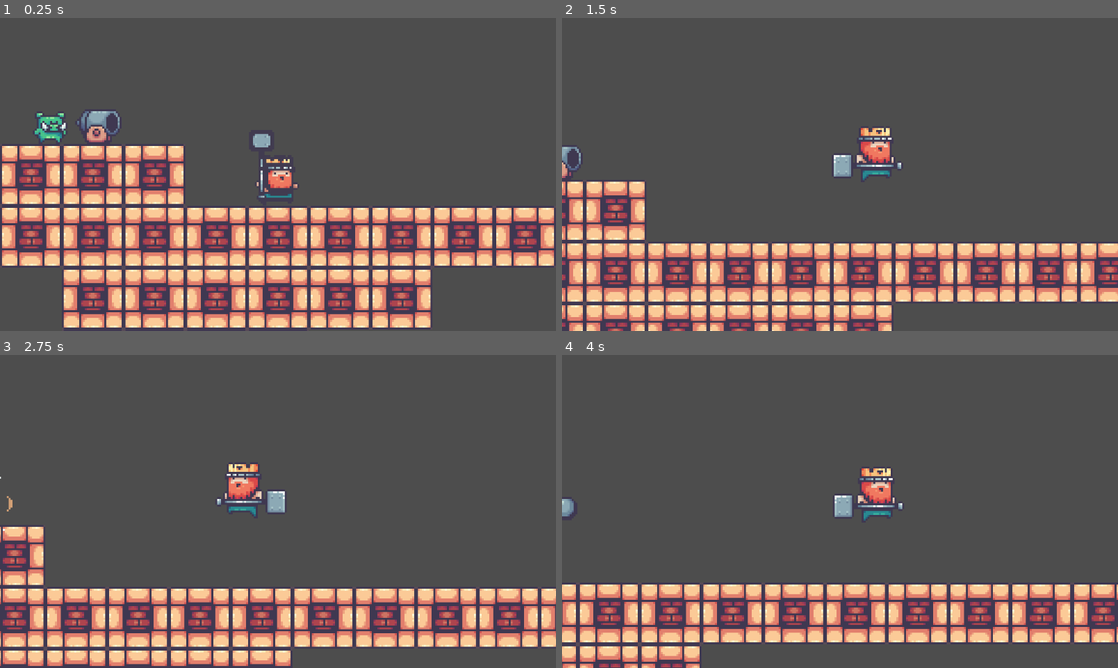
Above: before the commit, frames 1-4 (two rows, left to right).
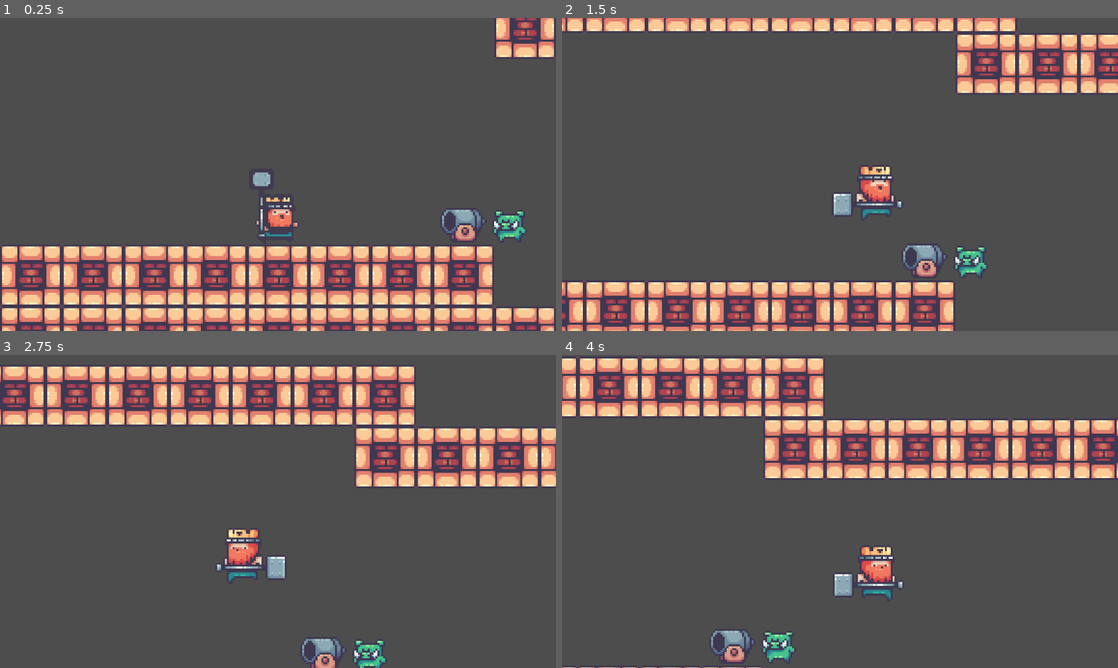
Above: after the commit, the same moments.

Repository: konkord16/KingsAndPigs
Game: Godot game, scene res://Levels/level1.tscn
Same seed, same stepped clock (60 frames per second), same inputs: the game is played once before the commit and once after it. This scene is started directly instead of the project's main scene.
Inputs (mouse positions are in pixels of both pictures, inside the frame that each line leads up to):
- Up to frame 1 (0.25 s): no input
- Up to frame 2 (1.5 s): move the mouse to (962, 158) at 0.52 s; hold Space (jump) 0.53-1.28 s; hold D (right) from 0.53 s (still down); right-click (962, 158) at 0.6 s; move the mouse to (728, 190) at 1.27 s; tap Space (jump) at 1.35 s
- Up to frame 3 (2.75 s): tap Space (jump) at 1.52, 1.82 s; right-click (166, 527) at 1.55 s; move the mouse to (333, 442) at 2.02 s; release D (right) at 2.03 s; hold A (left) from 2.03 s (still down); hold Space (jump) from 2.03 s (still down); click (333, 442) at 2.1 s
- Up to frame 4 (4 s): move the mouse to (812, 574) at 2.77 s; release A (left) at 2.78 s; release Space (jump) at 2.78 s; hold D (right) from 2.78 s (still down); right-click (812, 574) at 2.85 s; tap Space (jump) at 3.02, 3.32 s; move the mouse to (1006, 558) at 3.52 s; hold Space (jump) from 3.53 s (still down); right-click (1006, 558) at 3.6 s

The runs differ from the first frame. In frame 1, 35% of the frame differs, in the area x 0-100%, y 0-100%; in frame 2, 29%; in frame 3, 34%; in frame 4, 31%.

Commit message:
added cannon ai
next make it be able to rotate

Diff:
--- a/Levels/Level0.tscn
+++ b/Levels/Level0.tscn
@@ -21,5 +21,4 @@
 
 [node name="Door" parent="." instance=ExtResource("5_e6ag4")]
 position = Vector2(-526, -177)
-destination = "level1"
 init_state = 1
--- a/Levels/level1.tscn
+++ b/Levels/level1.tscn
@@ -1,42 +1,23 @@
-[gd_scene load_steps=5 format=3 uid="uid://bgfktn6wurhle"]
+[gd_scene load_steps=2 format=3 uid="uid://bgfktn6wurhle"]
 
 [ext_resource type="TileSet" uid="uid://jm1v7bd88m5u" path="res://tileset.tres" id="1_65soi"]
-[ext_resource type="PackedScene" uid="uid://tkts4exkdquw" path="res://Scenes/door.tscn" id="2_y3lg7"]
-[ext_resource type="Texture2D" uid="uid://bij2wto6raa3k" path="res://Sprites/10-Cannon/Idle.png" id="3_gbrn1"]
-[ext_resource type="PackedScene" uid="uid://my5d3gww0jpu" path="res://Scenes/pig_and_cannon.tscn" id="4_8bllw"]
 
 [node name="Node2D" type="Node2D"]
+position = Vector2(11, -174)
 
 [node name="TileMap" type="TileMap" parent="."]
+position = Vector2(0, 175)
 tile_set = ExtResource("1_65soi")
 rendering_quadrant_size = 32
 format = 2
 layer_0/name = "Walls"
-layer_0/tile_data = PackedInt32Array(-262172, 327680, 5, -19 …(3919 unchanged characters)… 048569, 327680, 5, -720889, 327680, 5, -524281, 2, 131072, -458745, 327680, 5, -1048568, 327680, 5,  …(781 unchanged characters)…
+layer_0/tile_data = PackedInt32Array(-262172, 327680, 5, -19 …(3919 unchanged characters)… 048569, 327680, 5, -720889, 327680, 5, -458745, 327680, 5, -1048568, 327680, 5,  …(781 unchanged characters)…
 layer_1/name = "Decorations"
-layer_1/tile_data = PackedInt32Array()
+layer_1/tile_data = PackedInt32Array(-327681, 2, 327680)
 layer_2/name = "Scenes"
-layer_2/tile_data = PackedInt32Array(-786426, 2, 131072, -786432, 2, 65536)
+layer_2/tile_data = PackedInt32Array(-524282, 2, 131072, -786427, 2, 131072, -786434, 2, 262144, -786437, 2, 65536)
 layer_3/name = "Secrets"
 layer_3/tile_data = PackedInt32Array()
 
-[node name="Door" parent="." instance=ExtResource("2_y3lg7")]
-position = Vector2(-48, -175)
-init_state = 0
-
-[node name="Idle2" type="Sprite2D" parent="."]
-position = Vector2(-848, -143)
-scale = Vector2(-1, 1)
-texture = ExtResource("3_gbrn1")
-
-[node name="Idle3" type="Sprite2D" parent="."]
-position = Vector2(-846, -80)
-scale = Vector2(-1, 1)
-texture = ExtResource("3_gbrn1")
-
-[node name="Idle4" type="Sprite2D" parent="."]
-position = Vector2(-662, -140)
-texture = ExtResource("3_gbrn1")
-
-[node name="PigAndCannon" parent="." instance=ExtResource("4_8bllw")]
-position = Vector2(-77, -399)
+[connection signal="body_entered" from="TileMap/Door" to="TileMap/Door" method="_on_body_entered"]
+[connection signal="body_exited" from="TileMap/Door" to="TileMap/Door" method="_on_body_exited"]
--- a/Scenes/pig.tscn
+++ b/Scenes/pig.tscn
@@ -83,178 +83,6 @@
 "transitions": PackedFloat32Array(1),
 "update": 1,
 "values": [3]
-}
-
-[sub_resource type="Animation" id="Animation_tey3m"]
-resource_name = "dead"
-length = 3.0
-tracks/0/type = "value"
-tracks/0/imported = false
-tracks/0/enabled = true
-tracks/0/path = NodePath("Sprite2D:frame")
-tracks/0/interp = 1
-tracks/0/loop_wrap = true
-tracks/0/keys = {
-"times": PackedFloat32Array(0, 0.1, 0.2, 0.3),
-"transitions": PackedFloat32Array(1, 1, 1, 1),
-"update": 1,
-"values": [77, 78, 79, 80]
-}
-tracks/1/type = "value"
-tracks/1/imported = false
-tracks/1/enabled = true
-tracks/1/path = NodePath("GPUParticles2D:emitting")
-tracks/1/interp = 1
-tracks/1/loop_wrap = true
-tracks/1/keys = {
-"times": PackedFloat32Array(1),
-"transitions": PackedFloat32Array(1),
-"update": 1,
-"values": [true]
-}
-tracks/2/type = "method"
-tracks/2/imported = false
-tracks/2/enabled = true
-tracks/2/path = NodePath(".")
-tracks/2/interp = 1
-tracks/2/loop_wrap = true
-tracks/2/keys = {
-"times": PackedFloat32Array(2),
-"transitions": PackedFloat32Array(1),
-"values": [{
-"args": [],
-"method": &"queue_free"
-}]
-}
-tracks/3/type = "value"
-tracks/3/imported = false
-tracks/3/enabled = true
-tracks/3/path = NodePath("Sprite2D:visible")
-tracks/3/interp = 1
-tracks/3/loop_wrap = true
-tracks/3/keys = {
-"times": PackedFloat32Array(1),
-"transitions": PackedFloat32Array(1),
-"update": 1,
-"values": [false]
-}
-tracks/4/type = "value"
-tracks/4/imported = false
-tracks/4/enabled = true
-tracks/4/path = NodePath(".:collision_layer")
-tracks/4/interp = 1
-tracks/4/loop_wrap = true
-tracks/4/keys = {
-"times": PackedFloat32Array(0),
-"transitions": PackedFloat32Array(1),
-"update": 1,
-"values": [0]
-}
-tracks/5/type = "value"
-tracks/5/imported = false
-tracks/5/enabled = true
-tracks/5/path = NodePath(".:collision_mask")
-tracks/5/interp = 1
-tracks/5/loop_wrap = true
-tracks/5/keys = {
-"times": PackedFloat32Array(0),
-"transitions": PackedFloat32Array(1),
-"update": 1,
-"values": [1]
-}
-
-[sub_resource type="Animation" id="Animation_ghy5t"]
-resource_name = "hit"
-length = 0.2
-tracks/0/type = "value"
-tracks/0/imported = false
-tracks/0/enabled = true
-tracks/0/path = NodePath("Sprite2D:frame")
-tracks/0/interp = 1
-tracks/0/loop_wrap = true
-tracks/0/keys = {
-"times": PackedFloat32Array(0, 0.1),
-"transitions": PackedFloat32Array(1, 1),
-"update": 1,
-"values": [66, 67]
-}
-
-[sub_resource type="Animation" id="Animation_8a6py"]
-resource_name = "idle"
-length = 1.1
-loop_mode = 1
-tracks/0/type = "value"
-tracks/0/imported = false
-tracks/0/enabled = true
-tracks/0/path = NodePath("Sprite2D:frame")
-tracks/0/interp = 1
-tracks/0/loop_wrap = true
-tracks/0/keys = {
-"times": PackedFloat32Array(0.005, 0.7, 0.8, 0.9, 1),
-"transitions": PackedFloat32Array(1, 1, 1, 1, 1),
-"update": 1,
-"values": [0, 7, 8, 9, 10]
-}
-
-[sub_resource type="Animation" id="Animation_sx7hp"]
-resource_name = "ground"
-tracks/0/type = "value"
-tracks/0/imported = false
-tracks/0/enabled = true
-tracks/0/path = NodePath("Sprite2D:frame")
-tracks/0/interp = 1
-tracks/0/loop_wrap = true
-tracks/0/keys = {
-"times": PackedFloat32Array(0),
-"transitions": PackedFloat32Array(1),
-"update": 1,
-"values": [44]
-}
-
-[sub_resource type="Animation" id="Animation_o0yp7"]
-resource_name = "jump"
-tracks/0/type = "value"
-tracks/0/imported = false
-tracks/0/enabled = true
-tracks/0/path = NodePath("Sprite2D:frame")
-tracks/0/interp = 1
-tracks/0/loop_wrap = true
-tracks/0/keys = {
-"times": PackedFloat32Array(0),
-"transitions": PackedFloat32Array(1),
-"update": 1,
-"values": [22]
-}
-
-[sub_resource type="Animation" id="Animation_e1b3w"]
-resource_name = "run"
-length = 0.6
-tracks/0/type = "value"
-tracks/0/imported = false
-tracks/0/enabled = true
-tracks/0/path = NodePath("Sprite2D:frame")
-tracks/0/interp = 1
-tracks/0/loop_wrap = true
-tracks/0/keys = {
-"times": PackedFloat32Array(0, 0.1, 0.2, 0.3, 0.4, 0.5),
-"transitions": PackedFloat32Array(1, 1, 1, 1, 1, 1),
-"update": 1,
-"values": [11, 12, 13, 14, 15, 16]
-}
-
-[sub_resource type="Animation" id="Animation_v25ua"]
-resource_name = "fall"
-tracks/0/type = "value"
-tracks/0/imported = false
-tracks/0/enabled = true
-tracks/0/path = NodePath("Sprite2D:frame")
-tracks/0/interp = 1
-tracks/0/loop_wrap = true
-tracks/0/keys = {
-"times": PackedFloat32Array(0),
-"transitions": PackedFloat32Array(1),
-"update": 1,
-"values": [33]
 }
 
 [sub_resource type="Animation" id="Animation_lattq"]
@@ -283,6 +111,178 @@
 "transitions": PackedFloat32Array(1, 1),
 "update": 1,
 "values": [true, false]
+}
+
+[sub_resource type="Animation" id="Animation_tey3m"]
+resource_name = "dead"
+length = 3.0
+tracks/0/type = "value"
+tracks/0/imported = false
+tracks/0/enabled = true
+tracks/0/path = NodePath("Sprite2D:frame")
+tracks/0/interp = 1
+tracks/0/loop_wrap = true
+tracks/0/keys = {
+"times": PackedFloat32Array(0, 0.1, 0.2, 0.3),
+"transitions": PackedFloat32Array(1, 1, 1, 1),
+"update": 1,
+"values": [77, 78, 79, 80]
+}
+tracks/1/type = "value"
+tracks/1/imported = false
+tracks/1/enabled = true
+tracks/1/path = NodePath("GPUParticles2D:emitting")
+tracks/1/interp = 1
+tracks/1/loop_wrap = true
+tracks/1/keys = {
+"times": PackedFloat32Array(1),
+"transitions": PackedFloat32Array(1),
+"update": 1,
+"values": [true]
+}
+tracks/2/type = "method"
+tracks/2/imported = false
+tracks/2/enabled = true
+tracks/2/path = NodePath(".")
+tracks/2/interp = 1
+tracks/2/loop_wrap = true
+tracks/2/keys = {
+"times": PackedFloat32Array(2),
+"transitions": PackedFloat32Array(1),
+"values": [{
+"args": [],
+"method": &"queue_free"
+}]
+}
+tracks/3/type = "value"
+tracks/3/imported = false
+tracks/3/enabled = true
+tracks/3/path = NodePath("Sprite2D:visible")
+tracks/3/interp = 1
+tracks/3/loop_wrap = true
+tracks/3/keys = {
+"times": PackedFloat32Array(1),
+"transitions": PackedFloat32Array(1),
+"update": 1,
+"values": [false]
+}
+tracks/4/type = "value"
+tracks/4/imported = false
+tracks/4/enabled = true
+tracks/4/path = NodePath(".:collision_layer")
+tracks/4/interp = 1
+tracks/4/loop_wrap = true
+tracks/4/keys = {
+"times": PackedFloat32Array(0),
+"transitions": PackedFloat32Array(1),
+"update": 1,
+"values": [0]
+}
+tracks/5/type = "value"
+tracks/5/imported = false
+tracks/5/enabled = true
+tracks/5/path = NodePath(".:collision_mask")
+tracks/5/interp = 1
+tracks/5/loop_wrap = true
+tracks/5/keys = {
+"times": PackedFloat32Array(0),
+"transitions": PackedFloat32Array(1),
+"update": 1,
+"values": [1]
+}
+
+[sub_resource type="Animation" id="Animation_v25ua"]
+resource_name = "fall"
+tracks/0/type = "value"
+tracks/0/imported = false
+tracks/0/enabled = true
+tracks/0/path = NodePath("Sprite2D:frame")
+tracks/0/interp = 1
+tracks/0/loop_wrap = true
+tracks/0/keys = {
+"times": PackedFloat32Array(0),
+"transitions": PackedFloat32Array(1),
+"update": 1,
+"values": [33]
+}
+
+[sub_resource type="Animation" id="Animation_sx7hp"]
+resource_name = "ground"
+tracks/0/type = "value"
+tracks/0/imported = false
+tracks/0/enabled = true
+tracks/0/path = NodePath("Sprite2D:frame")
+tracks/0/interp = 1
+tracks/0/loop_wrap = true
+tracks/0/keys = {
+"times": PackedFloat32Array(0),
+"transitions": PackedFloat32Array(1),
+"update": 1,
+"values": [44]
+}
+
+[sub_resource type="Animation" id="Animation_ghy5t"]
+resource_name = "hit"
+length = 0.2
+tracks/0/type = "value"
+tracks/0/imported = false
+tracks/0/enabled = true
+tracks/0/path = NodePath("Sprite2D:frame")
+tracks/0/interp = 1
+tracks/0/loop_wrap = true
+tracks/0/keys = {
+"times": PackedFloat32Array(0, 0.1),
+"transitions": PackedFloat32Array(1, 1),
+"update": 1,
+"values": [66, 67]
+}
+
+[sub_resource type="Animation" id="Animation_8a6py"]
+resource_name = "idle"
+length = 1.1
+loop_mode = 1
+tracks/0/type = "value"
+tracks/0/imported = false
+tracks/0/enabled = true
+tracks/0/path = NodePath("Sprite2D:frame")
+tracks/0/interp = 1
+tracks/0/loop_wrap = true
+tracks/0/keys = {
+"times": PackedFloat32Array(0.005, 0.7, 0.8, 0.9, 1),
+"transitions": PackedFloat32Array(1, 1, 1, 1, 1),
+"update": 1,
+"values": [0, 7, 8, 9, 10]
+}
+
+[sub_resource type="Animation" id="Animation_o0yp7"]
+resource_name = "jump"
+tracks/0/type = "value"
+tracks/0/imported = false
+tracks/0/enabled = true
+tracks/0/path = NodePath("Sprite2D:frame")
+tracks/0/interp = 1
+tracks/0/loop_wrap = true
+tracks/0/keys = {
+"times": PackedFloat32Array(0),
+"transitions": PackedFloat32Array(1),
+"update": 1,
+"values": [22]
+}
+
+[sub_resource type="Animation" id="Animation_e1b3w"]
+resource_name = "run"
+length = 0.6
+tracks/0/type = "value"
+tracks/0/imported = false
+tracks/0/enabled = true
+tracks/0/path = NodePath("Sprite2D:frame")
+tracks/0/interp = 1
+tracks/0/loop_wrap = true
+tracks/0/keys = {
+"times": PackedFloat32Array(0, 0.1, 0.2, 0.3, 0.4, 0.5),
+"transitions": PackedFloat32Array(1, 1, 1, 1, 1, 1),
+"update": 1,
+"values": [11, 12, 13, 14, 15, 16]
 }
 
 [sub_resource type="AnimationLibrary" id="AnimationLibrary_1d38k"]
--- a/Scenes/pig_and_cannon.tscn
+++ b/Scenes/pig_and_cannon.tscn
@@ -1,7 +1,70 @@
-[gd_scene load_steps=9 format=3 uid="uid://my5d3gww0jpu"]
+[gd_scene load_steps=10 format=3 uid="uid://my5d3gww0jpu"]
 
 [ext_resource type="Script" path="res://Scripts/cannon.gd" id="1_1n7f5"]
 [ext_resource type="Texture2D" uid="uid://chexplfvb6ukn" path="res://Sprites/10-Cannon and Pig.png" id="2_t2u1f"]
+
+[sub_resource type="Animation" id="Animation_2c7ob"]
+length = 0.001
+tracks/0/type = "value"
+tracks/0/imported = false
+tracks/0/enabled = true
+tracks/0/path = NodePath("Pivot/Cannon/CannonSprite:frame")
+tracks/0/interp = 1
+tracks/0/loop_wrap = true
+tracks/0/keys = {
+"times": PackedFloat32Array(0),
+"transitions": PackedFloat32Array(1),
+"update": 1,
+"values": [0]
+}
+tracks/1/type = "value"
+tracks/1/imported = false
+tracks/1/enabled = true
+tracks/1/path = NodePath("Pivot/Pig/PigSprite:frame")
+tracks/1/interp = 1
+tracks/1/loop_wrap = true
+tracks/1/keys = {
+"times": PackedFloat32Array(0),
+"transitions": PackedFloat32Array(1),
+"update": 1,
+"values": [54]
+}
+tracks/2/type = "value"
+tracks/2/imported = false
+tracks/2/enabled = true
+tracks/2/path = NodePath("Pivot/Pig:position")
+tracks/2/interp = 1
+tracks/2/loop_wrap = true
+tracks/2/keys = {
+"times": PackedFloat32Array(0),
+"transitions": PackedFloat32Array(1),
+"update": 0,
+"values": [Vector2(24, 7)]
+}
+tracks/3/type = "value"
+tracks/3/imported = false
+tracks/3/enabled = true
+tracks/3/path = NodePath("Pivot/Cannon/CannonSprite:scale")
+tracks/3/interp = 1
+tracks/3/loop_wrap = true
+tracks/3/keys = {
+"times": PackedFloat32Array(0),
+"transitions": PackedFloat32Array(1),
+"update": 0,
+"values": [Vector2(1, 1)]
+}
+tracks/4/type = "value"
+tracks/4/imported = false
+tracks/4/enabled = true
+tracks/4/path = NodePath("Pivot/Pig/PigSprite:scale")
+tracks/4/interp = 1
+tracks/4/loop_wrap = true
+tracks/4/keys = {
+"times": PackedFloat32Array(0),
+"transitions": PackedFloat32Array(1),
+"update": 0,
+"values": [Vector2(1, 1)]
+}
 
 [sub_resource type="Animation" id="Animation_pvtl8"]
 resource_name = "idle"
@@ -32,33 +95,6 @@
 "values": [54, 55, 56, 57, 58, 59]
 }
 
-[sub_resource type="Animation" id="Animation_2c7ob"]
-length = 0.001
-tracks/0/type = "value"
-tracks/0/imported = false
-tracks/0/enabled = true
-tracks/0/path = NodePath("Pivot/Cannon/CannonSprite:frame")
-tracks/0/interp = 1
-tracks/0/loop_wrap = true
-tracks/0/keys = {
-"times": PackedFloat32Array(0),
-"transitions": PackedFloat32Array(1),
-"update": 1,
-"values": [0]
-}
-tracks/1/type = "value"
-tracks/1/imported = false
-tracks/1/enabled = true
-tracks/1/path = NodePath("Pivot/Pig/PigSprite:frame")
-tracks/1/interp = 1
-tracks/1/loop_wrap = true
-tracks/1/keys = {
-"times": PackedFloat32Array(0),
-"transitions": PackedFloat32Array(1),
-"update": 1,
-"values": [54]
-}
-
 [sub_resource type="Animation" id="Animation_ivqcw"]
 resource_name = "shoot"
 length = 1.3
@@ -69,10 +105,10 @@
 tracks/0/interp = 1
 tracks/0/loop_wrap = true
 tracks/0/keys = {
-"times": PackedFloat32Array(0, 0.1, 0.2, 0.3, 0.4, 0.5, 0.6, 0.7, 0.8),
+"times": PackedFloat32Array(-0.3, 0, 0.1, 0.3, 0.4, 0.5, 0.6, 0.7, 0.8),
 "transitions": PackedFloat32Array(1, 1, 1, 1, 1, 1, 1, 1, 1),
 "update": 1,
-"values": [12, 13, 14, 18, 19, 20, 24, 25, 26]
+"values": [14, 12, 13, 18, 19, 20, 24, 25, 26]
 }
 tracks/1/type = "value"
 tracks/1/imported = false
@@ -81,10 +117,10 @@
 tracks/1/interp = 1
 tracks/1/loop_wrap = true
 tracks/1/keys = {
-"times": PackedFloat32Array(0.00916686, 0.9, 1, 1.1, 1.2),
-"transitions": PackedFloat32Array(1, 1, 1, 1, 1),
-"update": 1,
-"values": [0, 6, 7, 8, 9]
+"times": PackedFloat32Array(0.9, 1, 1.1, 1.2),
+"transitions": PackedFloat32Array(1, 1, 1, 1),
+"update": 1,
+"values": [6, 7, 8, 9]
 }
 tracks/2/type = "method"
 tracks/2/imported = false
@@ -101,11 +137,63 @@
 }]
 }
 
+[sub_resource type="Animation" id="Animation_7hdeh"]
+resource_name = "turn"
+tracks/0/type = "value"
+tracks/0/imported = false
+tracks/0/enabled = true
+tracks/0/path = NodePath("Pivot/Pig:position")
+tracks/0/interp = 1
+tracks/0/loop_wrap = true
+tracks/0/keys = {
+"times": PackedFloat32Array(0, 0.8),
+"transitions": PackedFloat32Array(1, 1),
+"update": 0,
+"values": [Vector2(24, 7), Vector2(-24, 7)]
+}
+tracks/1/type = "value"
+tracks/1/imported = false
+tracks/1/enabled = true
+tracks/1/path = NodePath("Pivot/Cannon/CannonSprite:scale")
+tracks/1/interp = 1
+tracks/1/loop_wrap = true
+tracks/1/keys = {
+"times": PackedFloat32Array(0, 0.5),
+"transitions": PackedFloat32Array(1, 1),
+"update": 1,
+"values": [Vector2(1, 1), Vector2(-1, 1)]
+}
+tracks/2/type = "value"
+tracks/2/imported = false
+tracks/2/enabled = true
+tracks/2/path = NodePath("Pivot/Pig/PigSprite:frame")
+tracks/2/interp = 1
+tracks/2/loop_wrap = true
+tracks/2/keys = {
+"times": PackedFloat32Array(0, 0.1, 0.2, 0.3, 0.4, 0.5, 0.6, 0.7),
+"transitions": PackedFloat32Array(1, 1, 1, 1, 1, 1, 1, 1),
+"update": 1,
+"values": [36, 37, 38, 39, 40, 41, 36, 54]
+}
+tracks/3/type = "value"
+tracks/3/imported = false
+tracks/3/enabled = true
+tracks/3/path = NodePath("Pivot/Pig/PigSprite:scale")
+tracks/3/interp = 1
+tracks/3/loop_wrap = true
+tracks/3/keys = {
+"times": PackedFloat32Array(0, 0.8),
+"transitions": PackedFloat32Array(1, 1),
+"update": 1,
+"values": [Vector2(1, 1), Vector2(-1, 1)]
+}
+
 [sub_resource type="AnimationLibrary" id="AnimationLibrary_0j3rl"]
 _data = {
 "RESET": SubResource("Animation_2c7ob"),
 "idle": SubResource("Animation_pvtl8"),
-"shoot": SubResource("Animation_ivqcw")
+"shoot": SubResource("Animation_ivqcw"),
+"turn": SubResource("Animation_7hdeh")
 }
 
 [sub_resource type="RectangleShape2D" id="RectangleShape2D_ses3h"]
@@ -115,7 +203,6 @@
 size = Vector2(12, 14.5)
 
 [node name="PigAndCannon" type="Node2D"]
-position = Vector2(0, -15)
 script = ExtResource("1_1n7f5")
 
 [node name="AnimationPlayer" type="AnimationPlayer" parent="."]
@@ -124,11 +211,10 @@
 }
 
 [node name="Pivot" type="Node2D" parent="."]
-position = Vector2(0, 15)
-scale = Vector2(-1, 1)
 
 [node name="Pig" type="StaticBody2D" parent="Pivot"]
-position = Vector2(25, -8)
+z_index = 1
+position = Vector2(24, 7)
 collision_layer = 4
 collision_mask = 0
 
@@ -142,7 +228,6 @@
 shape = SubResource("RectangleShape2D_ses3h")
 
 [node name="Cannon" type="StaticBody2D" parent="Pivot"]
-position = Vector2(0, -15)
 collision_layer = 4
 collision_mask = 0
 
@@ -156,3 +241,8 @@
 z_index = 1
 position = Vector2(0, 7.75)
 shape = SubResource("RectangleShape2D_r6flb")
+
+[node name="RayCast" type="RayCast2D" parent="."]
+position = Vector2(3, 8)
+target_position = Vector2(50, 0)
+collision_mask = 2
--- a/Scenes/player.tscn
+++ b/Scenes/player.tscn
@@ -158,6 +158,18 @@
 tracks/4/interp = 1
 tracks/4/loop_wrap = true
 tracks/4/keys = {
+"times": PackedFloat32Array(0),
+"transitions": PackedFloat32Array(1),
+"update": 1,
+"values": [false]
+}
+tracks/5/type = "value"
+tracks/5/imported = false
+tracks/5/enabled = true
+tracks/5/path = NodePath("Sprite2D/Hitbox:monitoring")
+tracks/5/interp = 1
+tracks/5/loop_wrap = true
+tracks/5/keys = {
 "times": PackedFloat32Array(0),
 "transitions": PackedFloat32Array(1),
 "update": 1,
@@ -347,6 +359,7 @@
 script = ExtResource("1_xmujv")
 
 [node name="Camera2D" type="Camera2D" parent="."]
+position = Vector2(0, -20)
 zoom = Vector2(4, 4)
 limit_bottom = -16
 position_smoothing_enabled = true
--- a/Scripts/cannon.gd
+++ b/Scripts/cannon.gd
@@ -2,7 +2,16 @@
 
 @onready var animator = $AnimationPlayer
 @onready var cannon_ball : PackedScene = preload("res://Scenes/cannon_ball.tscn")
-var player : CharacterBody2D
+@onready var ray_cast : RayCast2D = $RayCast
+enum {
+	IDLE,
+	SHOOT,
+	TURN,
+}
+var current_state = IDLE
+var player : BaseEntity
+var target : Vector2
+var force : float
 
 func _ready():
 	await get_tree().physics_frame
@@ -10,17 +19,21 @@
 	player = get_tree().get_first_node_in_group("player")
 
 func _physics_process(delta):
-	if Input.is_action_just_pressed("test"):
-		animator.play("shoot")
-
+	if player:
+		target = to_local(player.global_position)
+		ray_cast.target_position = target
+	match current_state:
+		IDLE:
+			animator.play("idle")
+			if ray_cast.is_colliding() and ray_cast.target_position.length() < 200 and player.current_state != 2 and target.y >= 0 :
+				current_state = SHOOT
+				force = target.x / target.y * 1.5
+		SHOOT:
+			animator.play("shoot")
+			await animator.animation_finished
+			current_state = IDLE
 
 func shoot():
-	var target = to_local(player.global_position)
-	if target.y >= 0:# for the duration of debugging
-		animator.play("shoot")
-		var force = target.x / target.y * 1.5
-		var ball_inst = cannon_ball.instantiate()
-		ball_inst.force = force
-		add_child(ball_inst)
-		await animator.animation_finished
-		animator.play("idle")
+	var ball_inst = cannon_ball.instantiate()
+	ball_inst.force = force
+	add_child(ball_inst)
--- a/Scripts/cannon_ball.gd
+++ b/Scripts/cannon_ball.gd
@@ -3,7 +3,7 @@
 var force
 
 func _ready():
-	velocity.x = force
+	velocity.x = clamp(force, -10 , 10)
 
 func _physics_process(delta):
 	velocity.y += .1
--- a/Scripts/door.gd
+++ b/Scripts/door.gd
@@ -1,12 +1,16 @@
 extends Area2D
 
 @onready var sprite = $AnimatedSprite
-@export var destination : String
-@export_enum("open", "closed") var init_state
+var destination : int
+@export_enum("opening", "closing") var init_state
 
 func _ready():
-	if init_state == 0:
-		sprite.play("closing")
+	await get_tree().physics_frame
+	for body in get_overlapping_bodies():
+		if body.is_in_group("player"):
+			sprite.play("closing")
+		else:
+			destination = get_tree().current_scene.scene_file_path.to_int() + 1
 
 func enter():
 	sprite.play("opening")
@@ -14,14 +18,13 @@
 	sprite.play("closing")
 	await sprite.animation_finished
 	sprite.play("idle")
-	get_tree().change_scene_to_file("res://Levels/" + destination + ".tscn")
+	get_tree().change_scene_to_file("res://Levels/level" + str(destination) + ".tscn")
 
 
 func _on_body_entered(body):
 	if body.is_in_group("player"):
 		body.enterable_door = self
 
-
 func _on_body_exited(body):
 	if body.is_in_group("player"):
 		body.enterable_door = null
--- a/Scripts/pig.gd
+++ b/Scripts/pig.gd
@@ -11,6 +11,8 @@
 	player = get_tree().get_first_node_in_group("player")
 
 func _physics_process(_delta):
+	print(velocity.x)
+	print(get_last_motion())
 	if current_state == MOVE:
 		if $Sprite2D/WallRay.get_collider() is TileMap: # Turn around if sees wall
 			direction *= -1
--- a/tileset.tres
+++ b/tileset.tres
@@ -6,6 +6,7 @@
 [ext_resource type="PackedScene" uid="uid://cun3g41hjlqs7" path="res://Scenes/pig.tscn" id="4_sqjxk"]
 [ext_resource type="PackedScene" uid="uid://c2kup1ikh5sob" path="res://Scenes/crate.tscn" id="5_1fqgw"]
 [ext_resource type="PackedScene" uid="uid://my5d3gww0jpu" path="res://Scenes/pig_and_cannon.tscn" id="6_oouy7"]
+[ext_resource type="PackedScene" uid="uid://tkts4exkdquw" path="res://Scenes/door.tscn" id="7_ypiin"]
 
 [sub_resource type="TileMapPattern" id="TileMapPattern_1moba"]
 tile_data = PackedInt32Array(0, 458754, 1, 65536, 196610, 2, 1, 131074, 3)
@@ -417,11 +418,12 @@
 scenes/2/scene = ExtResource("4_sqjxk")
 scenes/3/scene = ExtResource("5_1fqgw")
 scenes/4/scene = ExtResource("6_oouy7")
+scenes/5/scene = ExtResource("7_ypiin")
 
 [resource]
 tile_size = Vector2i(32, 32)
 physics_layer_0/collision_layer = 1
-physics_layer_0/collision_mask = 6
+physics_layer_0/collision_mask = 0
 sources/0 = SubResource("TileSetAtlasSource_438gk")
 sources/1 = SubResource("TileSetAtlasSource_7dyrn")
 sources/2 = SubResource("TileSetScenesCollectionSource_68xsr")
Not shown: 1 places in tileset.tres that only renumber resources
